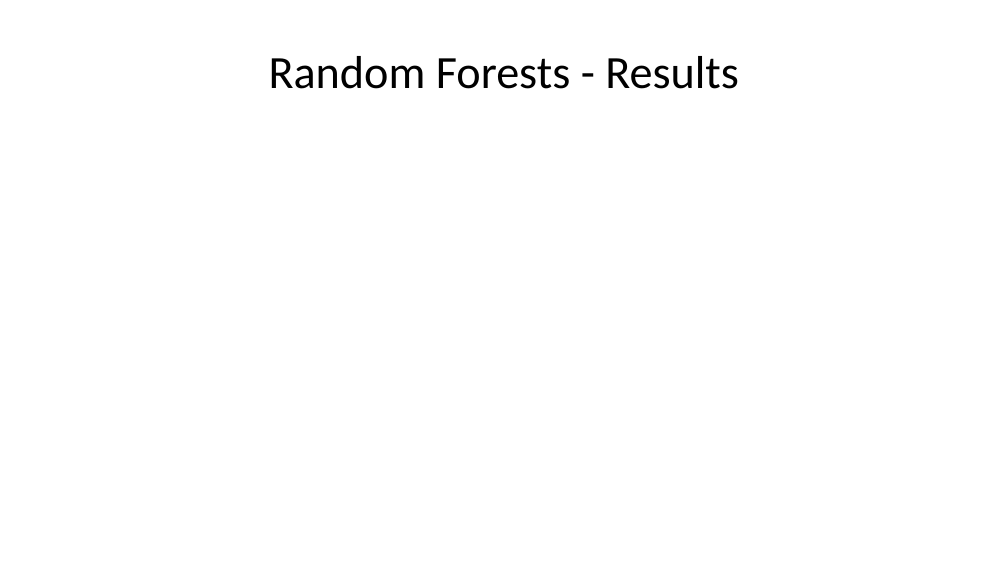
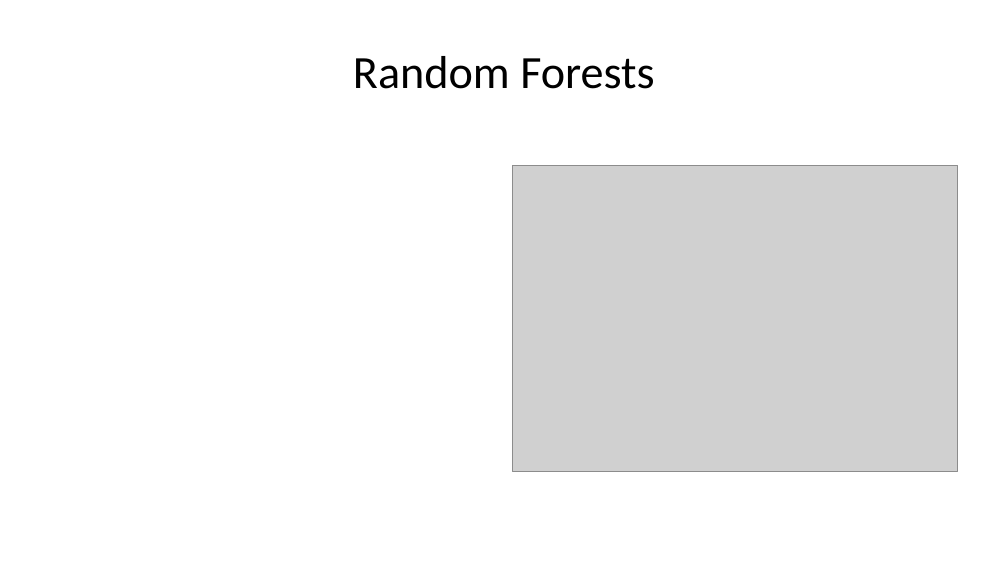
Before and after one commit to dsci445-csu/project-5, a slide deck: slide 2 of Presentation/JuansSlides.pptx (slide 3 before the commit). Drawn at 1008x567 pixels with LibreOffice and Linux fonts; fonts in the diff are those of the drawing; grey boxes stand for pictures. Boxes give left, top, right and bottom in pixels: in the first picture for what was removed or moved away, otherwise in the second. Text is boxed around its words. In the diff, an @@ line names an element or a change of style, - is before the commit and + after.

```diff
--- a/Presentation/JuansSlides.pptx
+++ b/Presentation/JuansSlides.pptx
@@ title at [353,56,654,89]: text changed @@
-Random Forests - Results
+Random Forests
@@ picture added at [512,165,958,472] @@
```
Also in this commit, not shown: 2 slides added, 1 slide removed, 9 other files.
